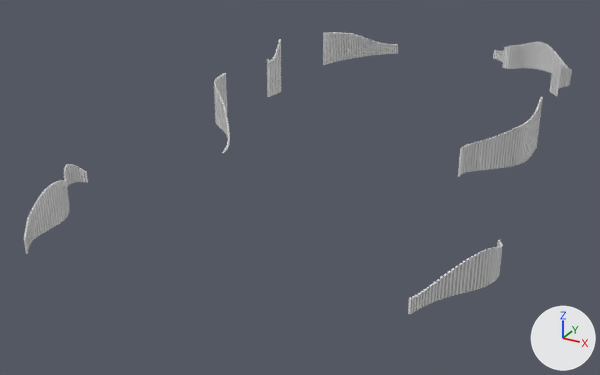
Two versions of the FBX model MovistarExperience/MovistarCity/SM_Strips/SM_Strips.fbx, one commit apart.
The view is the same before and after, from a 50 mm lens placed at (60.0, -80.0, 55.0), pointed at (-7.9, 43.5, -6.7). Arrows for +X, +Y and +Z are at lower right; the lights stay in place. Where no turn or scale is listed for an object, it has been applied to the vertices.

The older version as bpy lines, for what is in view:
```python
me_plane_007 = bpy.data.meshes.new('Plane.007')
me_plane_007.from_pydata(...)  # 168 vertices, 42 faces; spans x 8.1..16.4, y -8.1..11.7, z 0.0..9.9
me_plane_008 = bpy.data.meshes.new('Plane.008')
me_plane_008.from_pydata(...)  # 336 vertices, 210 faces; spans x 7.8..16.4, y -8.4..11.4, z 0.0..9.8
me_plane_014 = bpy.data.meshes.new('Plane.014')
me_plane_014.from_pydata(...)  # 288 vertices, 180 faces; spans x 32.0..39.1, y 2.6..20.0, z 0.0..5.5
ob_fondo_listones_edificios_dch_001 = bpy.data.objects.new('Fondo Listones edificios dch.001', me_plane_007)
ob_fondo_listones_edificios_dch_001.location = (12.8, 55.5, 0.0)
ob_listones_edificios_dch_001 = bpy.data.objects.new('Listones edificios dch.001', me_plane_008)
ob_listones_edificios_dch_001.location = (12.8, 55.5, 0.0)
ob_listones_tienda_muro = bpy.data.objects.new('Listones tienda muro', me_plane_014)
ob_listones_tienda_muro.location = (-2.4, 0.0, 0.0)
# also in view: 'Listones fondo dch.001' at (14.3, 113.2, 3.7); 'Listones edificios izq.001' at (-30.0, 72.2, 5.9); 'Listones cine edificio.002' at (-28.7, 3.2, 3.3); 'Listones fondo izq.001' at (-25.8, 108.8, 4.0); 'Listones cine edificio.001' at (-26.1, 46.4, 4.3)
```
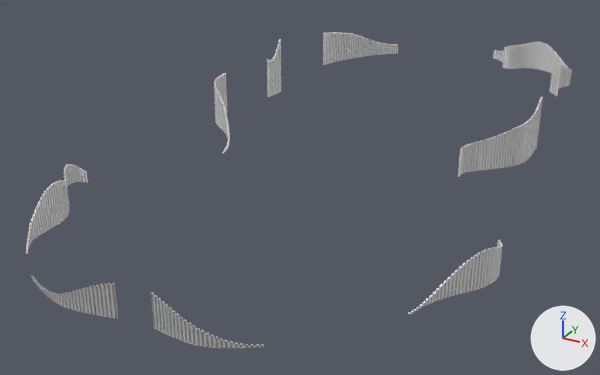
Where the newer file only moved an object's origin or applied its transform, the numbers keep the older frame.

The change, as a diff of the scene's bpy script:
```diff
--- a/MovistarExperience/MovistarCity/SM_Strips/SM_Strips.fbx.py
+++ b/MovistarExperience/MovistarCity/SM_Strips/SM_Strips.fbx.py
@@ mat_lambert21_002 @@
+mat_lambert21_002 = principled_material('lambert21.002')
+mat_lambert21_002.base_color = (0.5, 0.5, 0.5)  # grey #bcbcbc
+mat_lambert21_002.roughness = 0.553
@@ me_plane_014 @@
 me_plane_014.from_pydata(...)  # 288 vertices, 180 faces; spans x 32.0..39.1, y 2.6..20.0, z 0.0..5.5
 # used by ob_listones_tienda_muro; location = (-2.4, 0.0, 0.0)
+# me_plane_014 part 1: all 78 vertices in x 32.0..37.1, y 2.6..11.9, z 2.1..5.1 are multiplied about their middle by the matrix ((1.0, 0.0, 0.0), (0.0, 1.0, 0.0), (-0.039, 0.115, 1.423)), then moved by (0.0, 0.0, -1.1)
@@ me_plane_004_1 @@
+me_plane_004_1.from_pydata(...)  # 456 vertices, 285 faces; spans x -17.4..18.2, y -16.3..-12.1, z -0.1..4.8
+me_plane_004_1.materials.append(mat_lambert21_002)  # grey #bcbcbc
@@ me_plane_001_1 @@
+me_plane_001_1.from_pydata(...)  # 220 vertices, 55 faces; spans x -17.2..17.9, y -16.3..-12.5, z -0.1..4.7
+me_plane_001_1.materials.append(mat_lambert21_002)  # grey #bcbcbc
@@ ob_listones_okuda @@
+ob_listones_okuda = bpy.data.objects.new('Listones okuda', me_plane_004_1)
+ob_listones_okuda.location = (0.0, 0.0, 0.0)
@@ ob_fondo_listones_okuda @@
+ob_fondo_listones_okuda = bpy.data.objects.new('Fondo Listones okuda', me_plane_001_1)
+ob_fondo_listones_okuda.location = (0.0, 0.0, 0.0)
```

Location of each change, [x1, y1, x2, y2] in pixels of the pictures (600 x 375 px; the box of a moved part takes in the faces that stretch with it):
'Listones okuda', added: after [31, 275, 264, 348]
'Fondo Listones okuda', added: after [33, 279, 261, 348]
part 1 of me_plane_014, moved or reshaped: before [408, 254, 477, 314]; after [408, 255, 477, 314]
